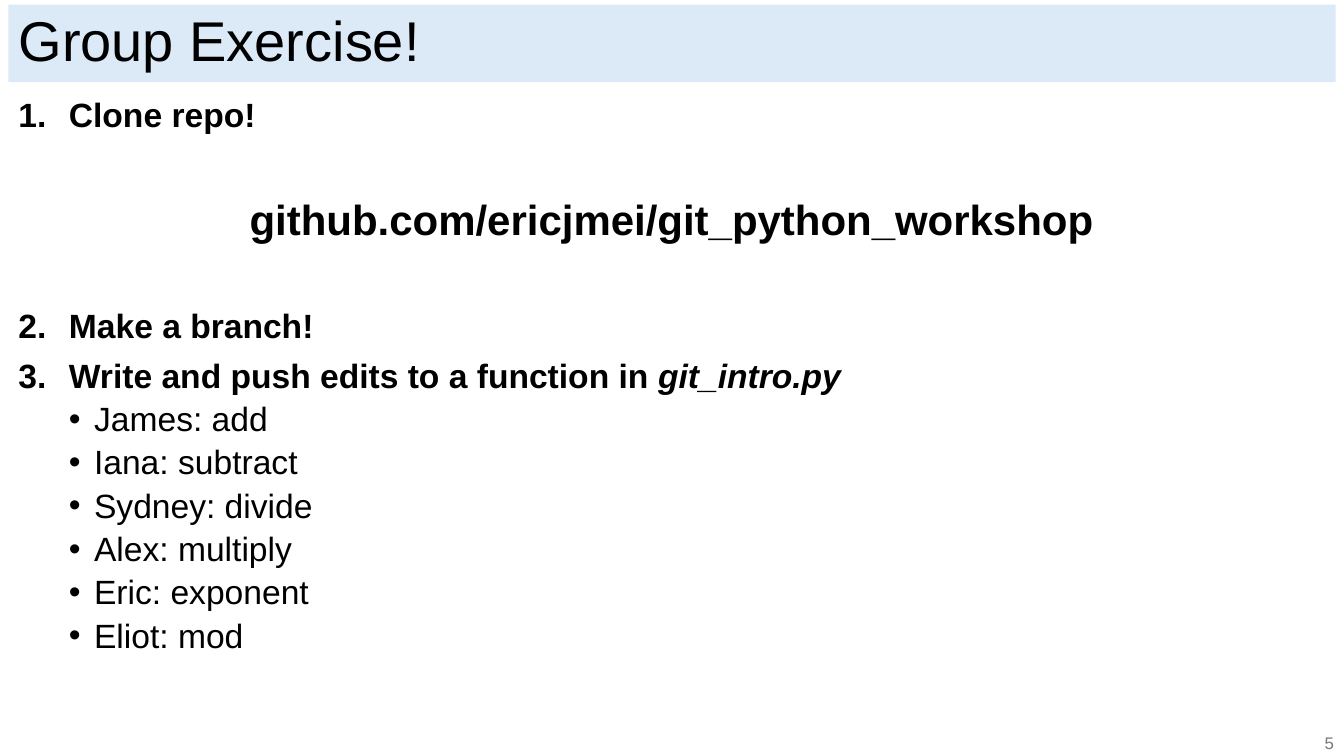
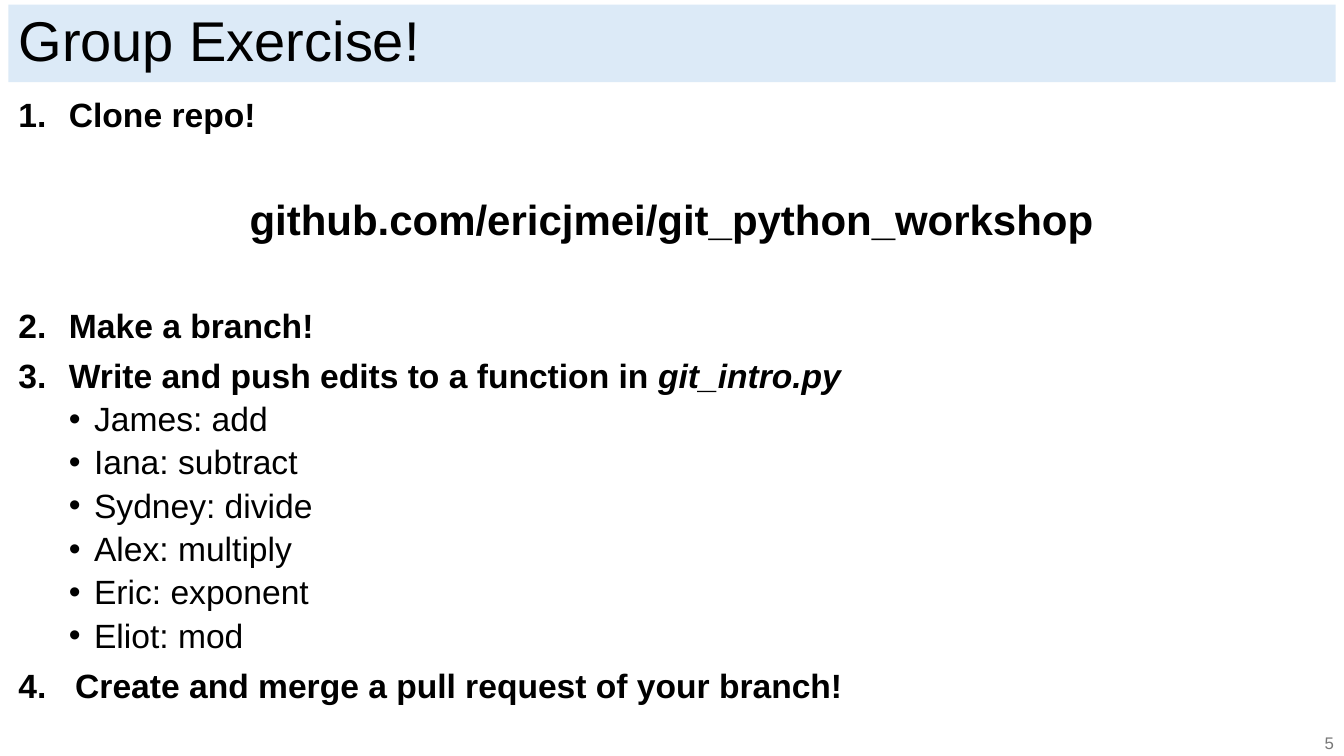
Before and after one commit to ericjmei/git_python_workshop, a slide deck: slide 8 of slides/git_slides.pptx. Drawn at 1344x756 pixels with LibreOffice and Linux fonts; fonts in the diff are those of the drawing. Boxes give left, top, right and bottom in pixels: in the first picture for what was removed or moved away, otherwise in the second. Text is boxed around its words. In the diff, an @@ line names an element or a change of style, - is before the commit and + after.

Commit message:
slide edits

```diff
--- a/slides/git_slides.pptx
+++ b/slides/git_slides.pptx
@@ text at (x1=75, y1=673, x2=842, y2=705): paragraph added @@
+4. Create and merge a pull request of your branch!
```
Also in this commit, not shown: 1 other slide changed.
